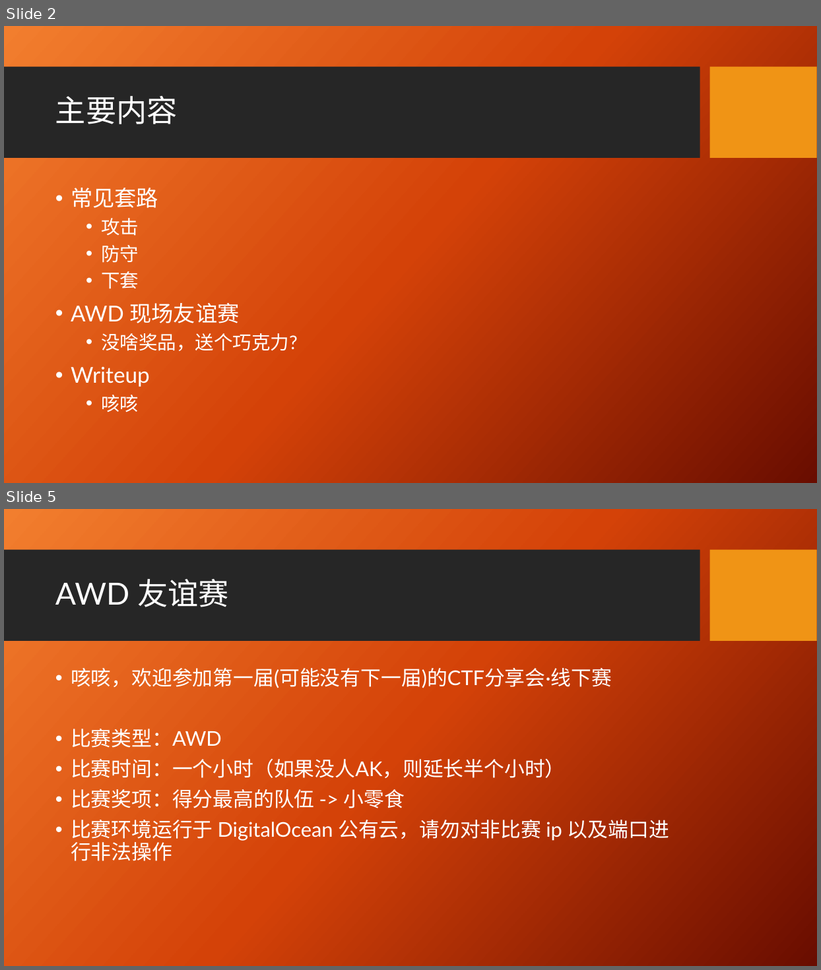
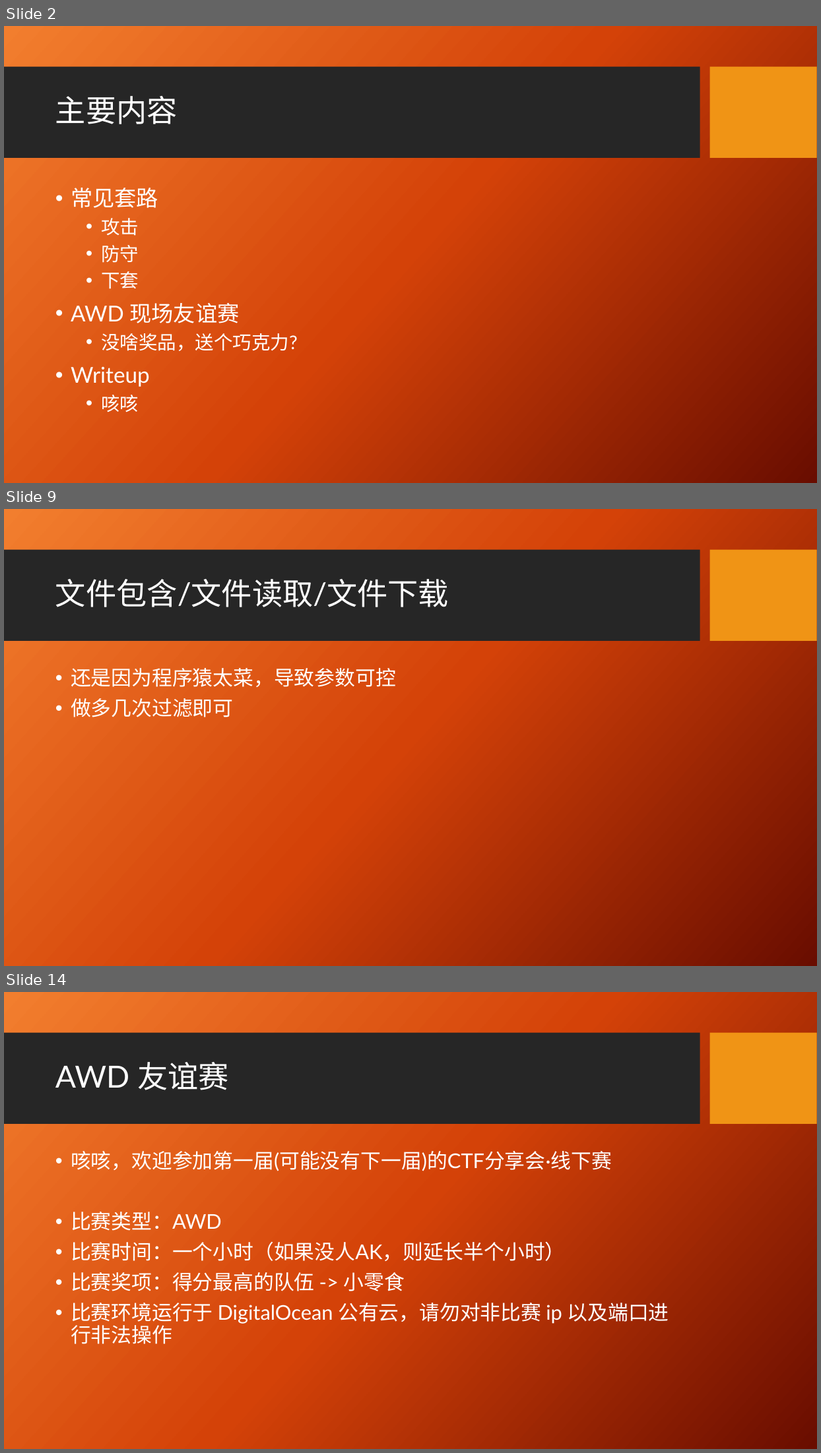
Before and after one commit to zzfly256/CTF-AWD-demo, a slide deck: CTF AWD.pptx. Shown one above the other, each under a label of ours: slides 2 and 5 before the commit, slides 2, 9 and 14 after it; the slides between them are not shown. The pictures are 821x970 and 821x1453 pixels, drawn with LibreOffice and Linux fonts; fonts in the diff are those of the drawing; background and template pictures are left out. Boxes give left, top, right and bottom in pixels: in the first picture for what was removed or moved away, otherwise in the second. Text is boxed around its words. In the diff, an @@ line names an element or a change of style, - is before the commit and + after.

```diff
--- a/CTF AWD.pptx
+++ b/CTF AWD.pptx
@@ slide 9 added at (x1=4, y1=509, x2=817, y2=966), background picture (left out); not listed: 2 template elements that a slide beside it also shows @@
@@ title added at (x1=55, y1=579, x2=449, y2=607), 36 pt, text #FFFFFF @@
+文件包含/文件读取/文件下载
@@ text added at (x1=71, y1=668, x2=396, y2=718), 24 pt, text #FFFFFF @@
+• 还是因为程序猿太菜，导致参数可控
+• 做多几次过滤即可
@@ what was slide 5 is now slide 14 @@
```
Also in this commit, not shown: 3 slides changed, 9 other slides added, 23 other files.
